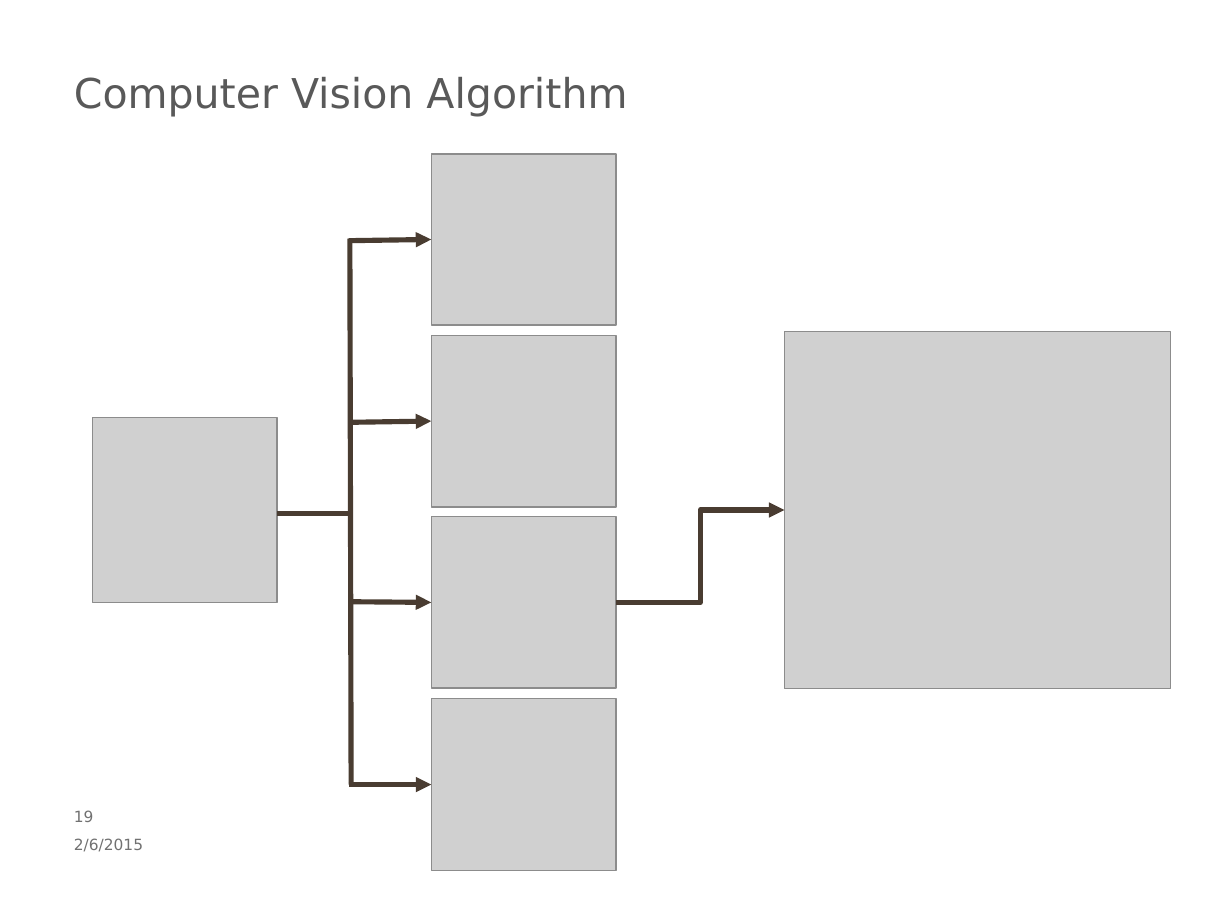
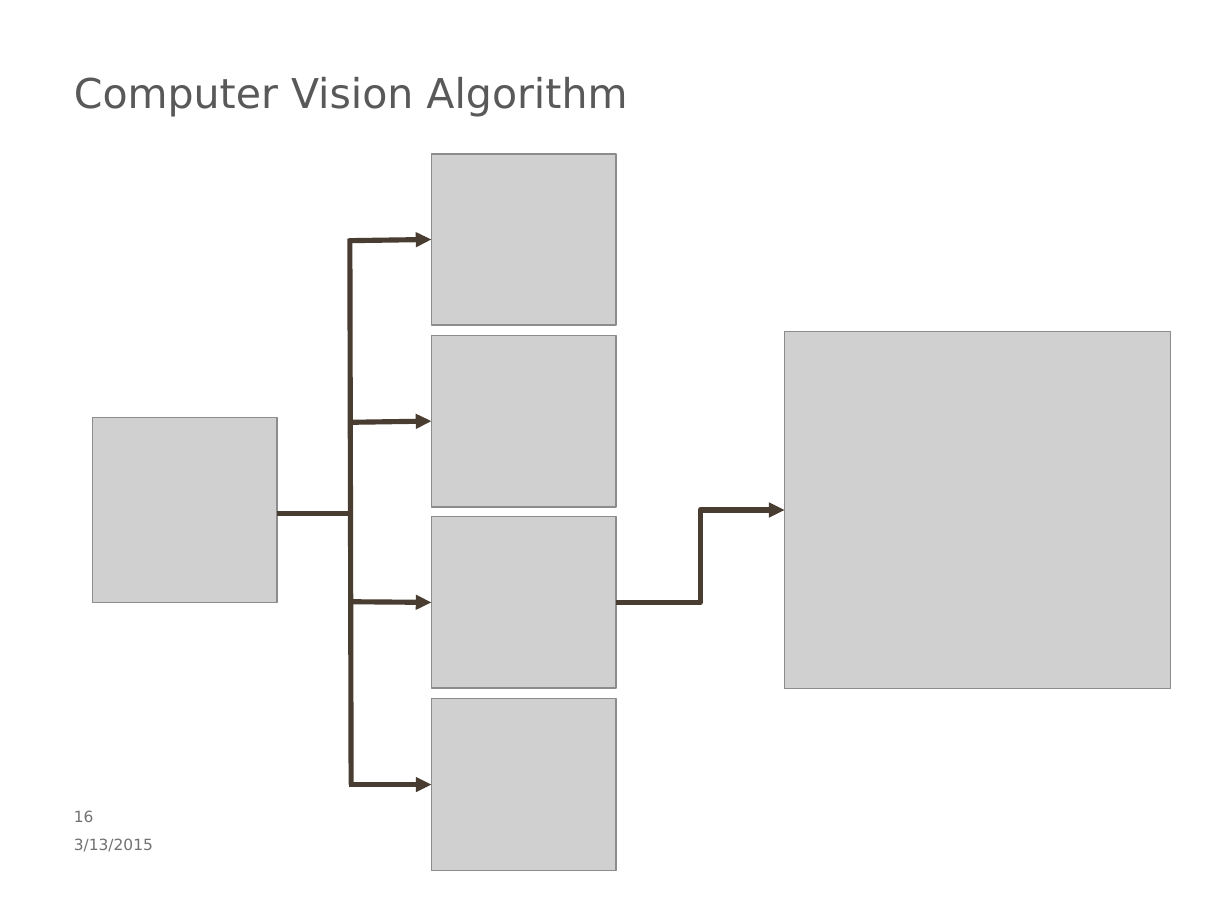
Before and after one commit to nicolaia-osu/ROB599_Project, a slide deck: slide 17 of presentation/slides (working copy).pptx (slide 20 before the commit). Drawn at 1232x924 pixels with LibreOffice and Linux fonts; fonts in the diff are those of the drawing; grey boxes stand for pictures; background and template pictures are left out. Boxes give left, top, right and bottom in pixels: in the first picture for what was removed or moved away, otherwise in the second. Text is boxed around its words. In the diff, an @@ line names an element or a change of style, - is before the commit and + after.

```diff
--- a/presentation/slides (working copy).pptx
+++ b/presentation/slides (working copy).pptx
@@ text at box(74, 838, 153, 852): text changed @@
-2/6/2015
+3/13/2015
@@ page number at box(74, 810, 94, 822): text changed @@
-19
+16
```
Also in this commit, not shown: 15 other slides changed, 11 slides added, 16 slides removed.
